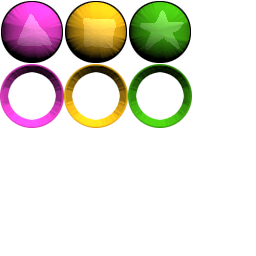
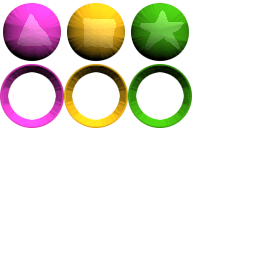
Before/after of a 256x256 layered artwork. What changed in the layer stack:
painted on "Layer copy" over left=2, top=2, right=190, bottom=62
hid "Layer #1" over left=1, top=1, right=191, bottom=63
